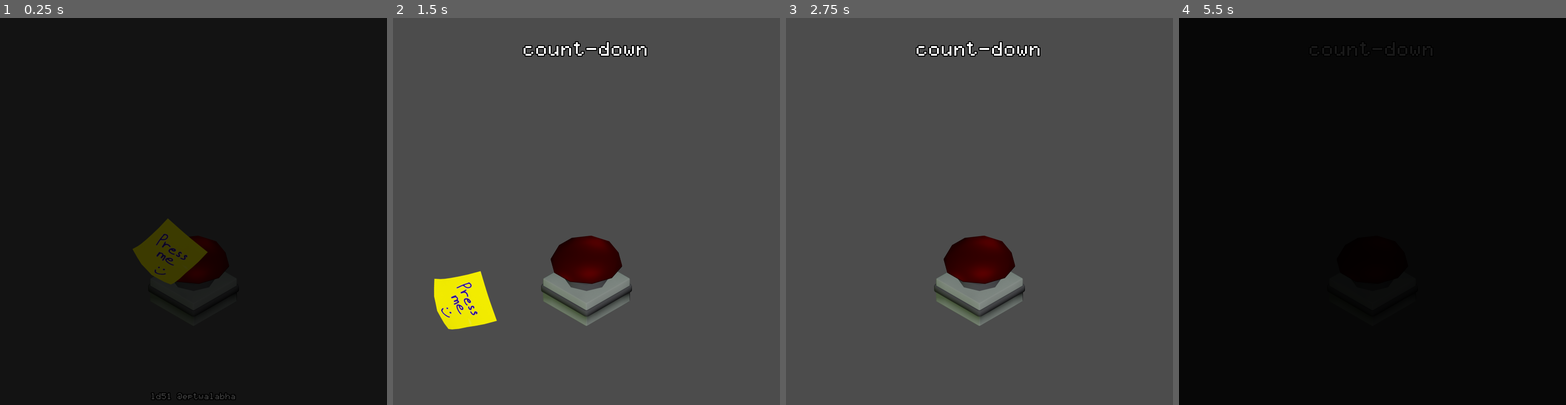
Above: before the commit, frames 1-4 (left to right).
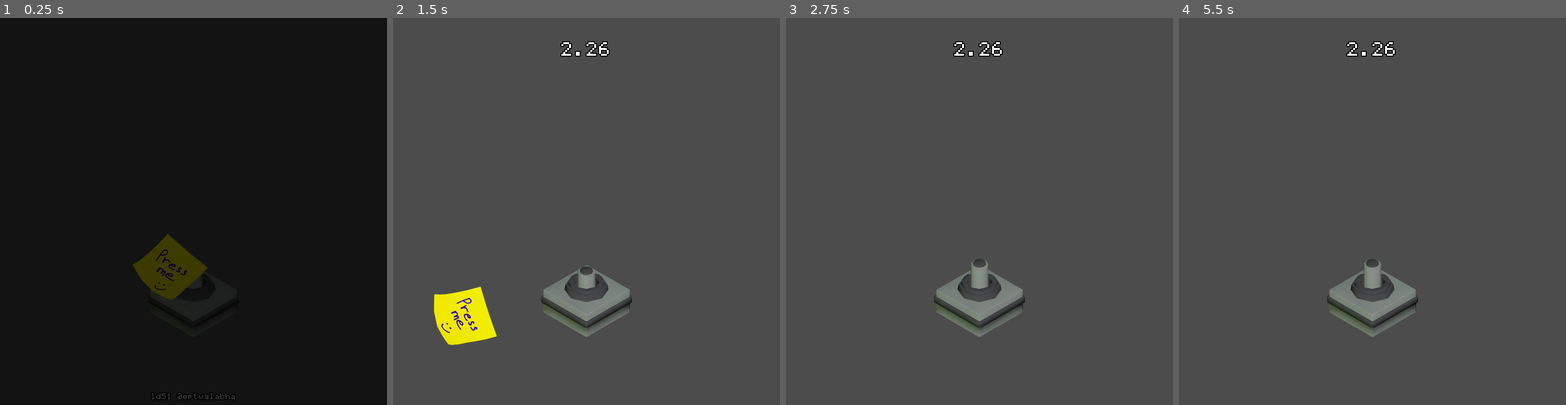
Above: after the commit, the same moments.

Repository: Eptwalabha/ld51
Game: Godot game, scene res://scenes/Game.tscn
The game is run twice, just before and just after one commit, with the same random seed, the same clock (stepped at 60 frames per second) and the same inputs.
Inputs (mouse positions are in pixels of both pictures, inside the frame that each line leads up to):
- Up to frame 1 (0.25 s): no input
- Up to frame 2 (1.5 s): drag from (586, 269) to (625, 126) at 0.52 s; drag from (586, 257) to (567, 288) at 1.27 s
- Up to frame 3 (2.75 s): move the mouse to (1018, 126) at 2.02 s; click (1018, 126) at 2.17 s
- Up to frame 4 (5.5 s): tap Enter at 2.75, 4.25 s; drag from (1353, 288) to (1256, 153) at 2.77 s; tap Space at 3.5 s; move the mouse to (1488, 269) at 3.52 s; click (1488, 269) at 3.67 s; drag from (1256, 153) to (1372, 257) at 4.27 s; move the mouse to (1391, 211) at 5.02 s; click (1391, 211) at 5.17 s

The runs differ from the first frame. In frame 1, 1.7% of the frame differs, in the area x 34-62%, y 51-77%; in frame 2, 6.0%; in frame 3, 4.4%; in frame 4, 100%, in the area x 0-100%, y 0-100%.

Commit message:
update buzzer

Diff:
--- a/project.godot
+++ b/project.godot
@@ -10,14 +10,9 @@
 
 _global_script_classes=[ {
 "base": "Node2D",
-"class": "ButtonCap",
+"class": "Buzzer",
 "language": "GDScript",
-"path": "res://scenes/item/ButtonCap.gd"
-}, {
-"base": "Node2D",
-"class": "ButtonStick",
-"language": "GDScript",
-"path": "res://scenes/item/ButtonStick.gd"
+"path": "res://scenes/item/buzzer/Buzzer.gd"
 }, {
 "base": "Control",
 "class": "Fade",
@@ -27,19 +22,12 @@
 "base": "Node2D",
 "class": "StickyNote",
 "language": "GDScript",
-"path": "res://scenes/item/StickyNote.gd"
-}, {
-"base": "Node2D",
-"class": "TheButton",
-"language": "GDScript",
-"path": "res://scenes/item/Button.gd"
+"path": "res://scenes/item/sticky/StickyNote.gd"
 } ]
 _global_script_class_icons={
-"ButtonCap": "",
-"ButtonStick": "",
+"Buzzer": "",
 "Fade": "",
-"StickyNote": "",
-"TheButton": ""
+"StickyNote": ""
 }
 
 [application]
--- a/scenes/Game.gd
+++ b/scenes/Game.gd
@@ -13,7 +13,7 @@
 
 onready var count_down : Label = $"%CountDown"
 onready var dialog : RichTextLabel = $"%Dialog"
-onready var button : TheButton = $"%Buzzer"
+onready var buzzer : Buzzer = $"%Buzzer"
 onready var sticky : StickyNote = $"%Sticky"
 onready var fade : Fade = $"%Fade"
 onready var eptwalabha : Label = $"%Eptwalabha"
@@ -23,7 +23,7 @@
 
 func _ready() -> void:
 	count_down.hide()
-	button.light()
+	buzzer.turn_light(true, true)
 	fade.fade_in()
 
 func _process(delta: float) -> void:
@@ -31,10 +31,10 @@
 		return
 
 	if remaining <= 0:
-		button.light()
+		buzzer.turn_light()
 		if abs(remaining) > extra_time :
 			remaining = extra_time
-			button.light(false)
+			buzzer.turn_light(false)
 			game_over()
 	update_count_down()
 	remaining -= delta
@@ -47,14 +47,17 @@
 		var milli : int = int(100.0 * fmod(abs(remaining), 1.0))
 		count_down.text = "%s.%s" % [second, milli]
 
-func _on_Button_clicked() -> void:
+func _on_Buzzer_pressed() -> void:
 	press_count += 1
 	if !game_started:
+		buzzer.play_sound(true)
 		start_game()
 	else:
 		if remaining <= 0 and (abs(remaining) <= extra_time):
+			buzzer.play_sound(true)
 			next_level()
 		else:
+			buzzer.play_sound(false)
 			game_over()
 
 func start_game() -> void:
@@ -65,7 +68,8 @@
 	if press_count == 1:
 		sticky.fall()
 	game_started = true
-	button.reset()
+	buzzer.reset()
+	buzzer.turn_light(false)
 	remaining = duration
 	count_down.visible = true
 
--- a/scenes/Game.tscn
+++ b/scenes/Game.tscn
@@ -1,12 +1,12 @@
-[gd_scene load_steps=10 format=2]
+[gd_scene load_steps=11 format=2]
 
 [ext_resource path="res://scenes/Game.gd" type="Script" id=1]
-[ext_resource path="res://scenes/item/Button.tscn" type="PackedScene" id=2]
 [ext_resource path="res://assets/sound/booing-crowd.mp3" type="AudioStream" id=3]
 [ext_resource path="res://assets/sound/loosing.mp3" type="AudioStream" id=4]
 [ext_resource path="res://scenes/ui/Fade.tscn" type="PackedScene" id=5]
-[ext_resource path="res://scenes/item/StickyNote.tscn" type="PackedScene" id=6]
+[ext_resource path="res://scenes/item/sticky/StickyNote.tscn" type="PackedScene" id=6]
 [ext_resource path="res://assets/fonts/font_counter.tres" type="DynamicFont" id=7]
+[ext_resource path="res://scenes/item/buzzer/Buzzer.tscn" type="PackedScene" id=8]
 
 [sub_resource type="Animation" id=1]
 length = 0.001
@@ -37,7 +37,7 @@
 
 [sub_resource type="Animation" id=2]
 resource_name = "loose"
-length = 5.5
+length = 6.0
 tracks/0/type = "value"
 tracks/0/path = NodePath("Loose:playing")
 tracks/0/interp = 1
@@ -45,7 +45,7 @@
 tracks/0/imported = false
 tracks/0/enabled = true
 tracks/0/keys = {
-"times": PoolRealArray( 0 ),
+"times": PoolRealArray( 1 ),
 "transitions": PoolRealArray( 1 ),
 "update": 1,
 "values": [ true ]
@@ -57,7 +57,7 @@
 tracks/1/imported = false
 tracks/1/enabled = true
 tracks/1/keys = {
-"times": PoolRealArray( 1 ),
+"times": PoolRealArray( 2 ),
 "transitions": PoolRealArray( 1 ),
 "update": 1,
 "values": [ true ]
@@ -69,7 +69,7 @@
 tracks/2/imported = false
 tracks/2/enabled = true
 tracks/2/keys = {
-"times": PoolRealArray( 4 ),
+"times": PoolRealArray( 4.6 ),
 "transitions": PoolRealArray( 1 ),
 "values": [ {
 "args": [ false ],
@@ -77,20 +77,27 @@
 } ]
 }
 
+[sub_resource type="RectangleShape2D" id=3]
+extents = Vector2( 450, 20 )
+
 [node name="Game" type="Node2D"]
 script = ExtResource( 1 )
+duration = 3.0
 
 [node name="Camera2D" type="Camera2D" parent="."]
 anchor_mode = 0
 current = true
 
-[node name="Buzzer" parent="." instance=ExtResource( 2 )]
+[node name="Buzzer" parent="." instance=ExtResource( 8 )]
 unique_name_in_owner = true
 position = Vector2( 400, 585 )
+scale = Vector2( 0.5, 0.5 )
+with_cap = false
 
 [node name="Sticky" parent="Buzzer" instance=ExtResource( 6 )]
 unique_name_in_owner = true
-position = Vector2( -50, -100 )
+position = Vector2( -100, -136 )
+scale = Vector2( 2, 2 )
 
 [node name="CanvasLayer" type="CanvasLayer" parent="."]
 
@@ -122,6 +129,7 @@
 [node name="MarginContainer" type="MarginContainer" parent="CanvasLayer/Control/MarginContainer/VBoxContainer"]
 margin_right = 780.0
 margin_bottom = 72.0
+mouse_filter = 2
 size_flags_horizontal = 3
 size_flags_stretch_ratio = 0.4
 custom_constants/margin_top = 40
@@ -175,6 +183,26 @@
 anims/RESET = SubResource( 1 )
 anims/loose = SubResource( 2 )
 
-[connection signal="clicked" from="Buzzer" to="." method="_on_Button_clicked"]
+[node name="StaticBody2D" type="StaticBody2D" parent="."]
+
+[node name="CollisionShape2D" type="CollisionShape2D" parent="StaticBody2D"]
+position = Vector2( 400, 0 )
+shape = SubResource( 3 )
+
+[node name="CollisionShape2D2" type="CollisionShape2D" parent="StaticBody2D"]
+position = Vector2( 400, 800 )
+shape = SubResource( 3 )
+
+[node name="CollisionShape2D3" type="CollisionShape2D" parent="StaticBody2D"]
+position = Vector2( 0, 400 )
+rotation = 1.57079
+shape = SubResource( 3 )
+
+[node name="CollisionShape2D4" type="CollisionShape2D" parent="StaticBody2D"]
+position = Vector2( 800, 400 )
+rotation = 1.57079
+shape = SubResource( 3 )
+
+[connection signal="pressed" from="Buzzer" to="." method="_on_Buzzer_pressed"]
 [connection signal="finished" from="CanvasLayer/Control/Fade" to="." method="_on_Fade_finished"]
 [connection signal="animation_finished" from="AnimationPlayer" to="." method="_on_AnimationPlayer_animation_finished"]
--- a/scenes/item/Button.gd
+++ /dev/null
@@ -1,25 +0,0 @@
-class_name TheButton
-extends Node2D
-
-signal clicked
-
-onready var cap : ButtonCap = $Pivot/ButtonBase/ButtonCap
-
-func _ready() -> void:
-	reset()
-
-func reset() -> void:
-	cap.turn_light(false)
-
-func _on_ButtonCap_clicked() -> void:
-	$AnimationPlayer.play("click")
-	$Ok.play()
-	emit_signal("clicked")
-
-func light(light: bool = true) -> void:
-	cap.turn_light(light)
-
-func _on_ButtonStick_clicked() -> void:
-	$AnimationPlayer.play("click")
-	$Ok.play()
-	emit_signal("clicked")
--- a/scenes/item/Button.tscn
+++ /dev/null
@@ -1,109 +0,0 @@
-[gd_scene load_steps=9 format=2]
-
-[ext_resource path="res://scenes/item/ButtonCap.tscn" type="PackedScene" id=1]
-[ext_resource path="res://scenes/item/Button.gd" type="Script" id=2]
-[ext_resource path="res://scenes/item/ButtonBase.tscn" type="PackedScene" id=3]
-[ext_resource path="res://assets/sound/buzz-ok.mp3" type="AudioStream" id=4]
-[ext_resource path="res://scenes/item/ButtonStick.tscn" type="PackedScene" id=5]
-[ext_resource path="res://assets/img/button-base-front.png" type="Texture" id=6]
-
-[sub_resource type="Animation" id=2]
-length = 0.001
-tracks/0/type = "value"
-tracks/0/path = NodePath("Pivot/ButtonBase/ButtonCap:position")
-tracks/0/interp = 1
-tracks/0/loop_wrap = true
-tracks/0/imported = false
-tracks/0/enabled = true
-tracks/0/keys = {
-"times": PoolRealArray( 0 ),
-"transitions": PoolRealArray( 1 ),
-"update": 0,
-"values": [ Vector2( 0, -120 ) ]
-}
-tracks/1/type = "value"
-tracks/1/path = NodePath("Pivot/ButtonBase/ButtonStick:position")
-tracks/1/interp = 1
-tracks/1/loop_wrap = true
-tracks/1/imported = false
-tracks/1/enabled = true
-tracks/1/keys = {
-"times": PoolRealArray( 0 ),
-"transitions": PoolRealArray( 1 ),
-"update": 0,
-"values": [ Vector2( 0, -100 ) ]
-}
-
-[sub_resource type="Animation" id=1]
-resource_name = "click"
-tracks/0/type = "value"
-tracks/0/path = NodePath("Pivot/ButtonBase/ButtonCap:position")
-tracks/0/interp = 1
-tracks/0/loop_wrap = true
-tracks/0/imported = false
-tracks/0/enabled = true
-tracks/0/keys = {
-"times": PoolRealArray( 0, 0.1, 0.6 ),
-"transitions": PoolRealArray( 1, 1, 1 ),
-"update": 0,
-"values": [ Vector2( 0, -120 ), Vector2( 0, -80 ), Vector2( 0, -120 ) ]
-}
-tracks/1/type = "value"
-tracks/1/path = NodePath("Ok:playing")
-tracks/1/interp = 1
-tracks/1/loop_wrap = true
-tracks/1/imported = false
-tracks/1/enabled = true
-tracks/1/keys = {
-"times": PoolRealArray( 0 ),
-"transitions": PoolRealArray( 1 ),
-"update": 1,
-"values": [ true ]
-}
-tracks/2/type = "value"
-tracks/2/path = NodePath("Pivot/ButtonBase/ButtonStick:position")
-tracks/2/interp = 1
-tracks/2/loop_wrap = true
-tracks/2/imported = false
-tracks/2/enabled = true
-tracks/2/keys = {
-"times": PoolRealArray( 0, 0.1, 0.6 ),
-"transitions": PoolRealArray( 1, 1, 1 ),
-"update": 0,
-"values": [ Vector2( 0, -100 ), Vector2( 0, -60 ), Vector2( 0, -100 ) ]
-}
-
-[node name="Button" type="Node2D"]
-script = ExtResource( 2 )
-
-[node name="Ok" type="AudioStreamPlayer" parent="."]
-stream = ExtResource( 4 )
-
-[node name="AnimationPlayer" type="AnimationPlayer" parent="."]
-anims/RESET = SubResource( 2 )
-anims/click = SubResource( 1 )
-
-[node name="Pivot" type="Node2D" parent="."]
-scale = Vector2( 0.5, 0.5 )
-
-[node name="ButtonBase" parent="Pivot" instance=ExtResource( 3 )]
-
-[node name="ButtonStick" parent="Pivot/ButtonBase" instance=ExtResource( 5 )]
-position = Vector2( 0, -100 )
-
-[node name="ButtonBaseFront" type="Sprite" parent="Pivot/ButtonBase"]
-position = Vector2( 0, -46 )
-texture = ExtResource( 6 )
-
-[node name="Area2D" type="Area2D" parent="Pivot/ButtonBase/ButtonBaseFront"]
-priority = 1.0
-
-[node name="CollisionPolygon2D" type="CollisionPolygon2D" parent="Pivot/ButtonBase/ButtonBaseFront/Area2D"]
-polygon = PoolVector2Array( -52, -78, -42, -60, 2, -48, 40, -58, 54, -78, 102, -38, 38, 50, -38, 50, -100, -38 )
-
-[node name="ButtonCap" parent="Pivot/ButtonBase" instance=ExtResource( 1 )]
-modulate = Color( 0.772549, 0, 0, 1 )
-position = Vector2( 0, -120 )
-
-[connection signal="clicked" from="Pivot/ButtonBase/ButtonStick" to="." method="_on_ButtonStick_clicked"]
-[connection signal="clicked" from="Pivot/ButtonBase/ButtonCap" to="." method="_on_ButtonCap_clicked"]
--- a/scenes/item/ButtonBase.tscn
+++ /dev/null
@@ -1,15 +0,0 @@
-[gd_scene load_steps=2 format=2]
-
-[ext_resource path="res://assets/img/button-base.png" type="Texture" id=1]
-
-[node name="ButtonBase" type="Node2D"]
-
-[node name="Sprite" type="Sprite" parent="."]
-position = Vector2( 0, -46 )
-texture = ExtResource( 1 )
-
-[node name="ClickZone" type="Area2D" parent="Sprite"]
-visible = false
-
-[node name="CollisionPolygon2D" type="CollisionPolygon2D" parent="Sprite/ClickZone"]
-polygon = PoolVector2Array( -178, -46, -1, -149, 178, -46, 179, -23, 187, -16, 186, 6, 178.599, 9.71489, 179, 47, -1, 148, -178, 46, -180, 9, -187, 4, -187, -18, -178, -26.4426 )
--- a/scenes/item/ButtonCap.gd
+++ /dev/null
@@ -1,37 +0,0 @@
-class_name ButtonCap
-extends Node2D
-
-signal clicked
-
-export(bool) var visible_stick := false
-export(bool) var light_on := true
-
-onready var stick : Sprite = $Stick
-onready var cap : Sprite = $Cap
-onready var tween : Tween = $Tween
-
-func _ready() -> void:
-	show_stick(visible_stick)
-	_change_light(true)
-
-func show_stick(show: bool) -> void:
-	visible_stick = show
-	stick.visible = show
-
-func turn_light(on: bool, instant : bool = false) -> void:
-	if on == light_on:
-		return
-	light_on = on
-	_change_light(instant)
-
-func _change_light(instant : bool) -> void:
-	var color : Color = Color.white if light_on else Color("#888")
-	if instant or !light_on:
-		cap.modulate = color
-	else:
-		tween.interpolate_property(cap, 'modulate', cap.modulate, color, .1)
-		tween.start()
-
-func _on_Area2D_input_event(_viewport: Node, event: InputEvent, _shape_idx: int) -> void:
-	if event is InputEventMouseButton and event.is_pressed():
-		emit_signal("clicked")
--- a/scenes/item/ButtonCap.tscn
+++ /dev/null
@@ -1,31 +0,0 @@
-[gd_scene load_steps=4 format=2]
-
-[ext_resource path="res://assets/img/button-cap.png" type="Texture" id=1]
-[ext_resource path="res://scenes/item/ButtonCap.gd" type="Script" id=2]
-[ext_resource path="res://assets/img/button-stick.png" type="Texture" id=3]
-
-[node name="ButtonCap" type="Node2D"]
-script = ExtResource( 2 )
-
-[node name="Area2D" type="Area2D" parent="."]
-position = Vector2( 0, -50 )
-__meta__ = {
-"_edit_group_": true
-}
-
-[node name="CollisionPolygon2D" type="CollisionPolygon2D" parent="Area2D"]
-polygon = PoolVector2Array( -149, 0, -116, -61, -60, -92, 19, -101, 93, -78, 130, -34, 149, 25, 107, 72, 24, 99, -66, 92, -133, 52 )
-
-[node name="Stick" type="Sprite" parent="."]
-visible = false
-position = Vector2( 0, 7 )
-texture = ExtResource( 3 )
-
-[node name="Cap" type="Sprite" parent="."]
-modulate = Color( 0.564706, 0.564706, 0.564706, 1 )
-position = Vector2( 0, -50 )
-texture = ExtResource( 1 )
-
-[node name="Tween" type="Tween" parent="."]
-
-[connection signal="input_event" from="Area2D" to="." method="_on_Area2D_input_event"]
--- a/scenes/item/ButtonStick.gd
+++ /dev/null
@@ -1,8 +0,0 @@
-class_name ButtonStick
-extends Node2D
-
-signal clicked
-
-func _on_Area2D_input_event(_viewport: Node, event: InputEvent, _shape_idx: int) -> void:
-	if event is InputEventMouseButton and event.is_pressed():
-		emit_signal("clicked")
--- a/scenes/item/ButtonStick.tscn
+++ /dev/null
@@ -1,21 +0,0 @@
-[gd_scene load_steps=3 format=2]
-
-[ext_resource path="res://assets/img/button-stick.png" type="Texture" id=1]
-[ext_resource path="res://scenes/item/ButtonStick.gd" type="Script" id=2]
-
-[node name="ButtonStick" type="Node2D"]
-script = ExtResource( 2 )
-
-[node name="Area2D" type="Area2D" parent="."]
-position = Vector2( 0, -35 )
-__meta__ = {
-"_edit_group_": true
-}
-
-[node name="CollisionPolygon2D" type="CollisionPolygon2D" parent="Area2D"]
-polygon = PoolVector2Array( -33, 79, -35, -77, -23, -90, -3, -95, 13, -93, 32, -82, 36, -72, 37, 75, 26, 87, 6, 94, -15, 92, -31, 84 )
-
-[node name="Sprite" type="Sprite" parent="Area2D"]
-texture = ExtResource( 1 )
-
-[connection signal="input_event" from="Area2D" to="." method="_on_Area2D_input_event"]
--- /dev/null
+++ b/scenes/item/buzzer/Buzzer.gd
@@ -0,0 +1,76 @@
+class_name Buzzer
+extends Node2D
+
+signal pressed
+
+onready var light : Sprite = $"%Light"
+onready var tween : Tween = $Tween
+
+onready var cap : Sprite = $"Buzzer/Pivot/Button-base/Button-cap"
+onready var stick : Sprite = $"Buzzer/Pivot/Button-base/Button-stick"
+
+export(bool) var with_cap : bool = true
+export(bool) var with_stick : bool = true
+export(bool) var light_is_on: bool = false
+export(bool) var draggable : bool = false
+
+var pressing : bool = false
+
+func _ready() -> void:
+	update_buzzer_state()
+
+func reset() -> void:
+	with_cap = true
+	with_stick = true
+	_turn_light(light_is_on, true)
+
+func play_sound(good: bool) -> void:
+	if good:
+		$Good.play()
+	else:
+		$Error.play()
+
+func turn_light(on: bool = true, instant = false) -> void:
+	if on == light_is_on:
+		return
+	_turn_light(on, instant)
+
+func _turn_light(on: bool, instant : bool) -> void:
+	light_is_on = on
+	var to : float = 1.0 if light_is_on else 0.0
+	tween.stop_all()
+	if instant or !on:
+		light.modulate.a = to
+	else:
+		tween.interpolate_property(light, "modulate:a", light.modulate.a, to, .15)
+		tween.start()
+
+func update_buzzer_state() -> void:
+	cap.visible = with_cap
+	stick.visible = !with_cap and with_stick
+
+	$Buzzer/Click/Cap.disabled = !with_cap
+	$Buzzer/Click/Stick.disabled = with_cap or !with_stick
+
+func can_press() -> bool:
+	if pressing:
+		return false
+	return with_cap or with_stick
+
+func _on_Click_input_event(_viewport: Node, event: InputEvent, _shape_idx: int) -> void:
+	if event is InputEventMouseButton and event.is_pressed():
+		if can_press():
+			pressing = true
+			$AnimationPlayer.play("press")
+			emit_signal("pressed")
+
+
+func _on_AnimationPlayer_animation_finished(anim_name: String) -> void:
+	if anim_name == 'press':
+		pressing = false
+
+
+func _on_Base_input_event(viewport: Node, event: InputEvent, shape_idx: int) -> void:
+	if event is InputEventMouseButton:
+		if draggable:
+			print("drag")
--- /dev/null
+++ b/scenes/item/buzzer/Buzzer.tscn
@@ -0,0 +1,133 @@
+[gd_scene load_steps=11 format=2]
+
+[ext_resource path="res://assets/img/button-cap.png" type="Texture" id=1]
+[ext_resource path="res://assets/img/button-base-front.png" type="Texture" id=2]
+[ext_resource path="res://assets/img/button-stick.png" type="Texture" id=3]
+[ext_resource path="res://assets/img/button-base.png" type="Texture" id=4]
+[ext_resource path="res://scenes/item/buzzer/Buzzer.gd" type="Script" id=5]
+[ext_resource path="res://assets/sound/buzz-ok.mp3" type="AudioStream" id=6]
+[ext_resource path="res://assets/sound/buzz-error.mp3" type="AudioStream" id=7]
+
+[sub_resource type="CanvasItemMaterial" id=1]
+blend_mode = 1
+
+[sub_resource type="Animation" id=2]
+length = 0.001
+tracks/0/type = "value"
+tracks/0/path = NodePath("Buzzer/Pivot/Button-base/Button-cap:position")
+tracks/0/interp = 1
+tracks/0/loop_wrap = true
+tracks/0/imported = false
+tracks/0/enabled = true
+tracks/0/keys = {
+"times": PoolRealArray( 0 ),
+"transitions": PoolRealArray( 1 ),
+"update": 0,
+"values": [ Vector2( 0, -140 ) ]
+}
+tracks/1/type = "value"
+tracks/1/path = NodePath("Buzzer/Pivot/Button-base/Button-stick:position")
+tracks/1/interp = 1
+tracks/1/loop_wrap = true
+tracks/1/imported = false
+tracks/1/enabled = true
+tracks/1/keys = {
+"times": PoolRealArray( 0 ),
+"transitions": PoolRealArray( 1 ),
+"update": 0,
+"values": [ Vector2( 0, -80 ) ]
+}
+
+[sub_resource type="Animation" id=3]
+resource_name = "press"
+length = 0.5
+tracks/0/type = "value"
+tracks/0/path = NodePath("Buzzer/Pivot/Button-base/Button-stick:position")
+tracks/0/interp = 1
+tracks/0/loop_wrap = true
+tracks/0/imported = false
+tracks/0/enabled = true
+tracks/0/keys = {
+"times": PoolRealArray( 0, 0.1, 0.4 ),
+"transitions": PoolRealArray( 1, 1, 1 ),
+"update": 0,
+"values": [ Vector2( 0, -80 ), Vector2( 0, -40 ), Vector2( 0, -80 ) ]
+}
+tracks/1/type = "value"
+tracks/1/path = NodePath("Buzzer/Pivot/Button-base/Button-cap:position")
+tracks/1/interp = 1
+tracks/1/loop_wrap = true
+tracks/1/imported = false
+tracks/1/enabled = true
+tracks/1/keys = {
+"times": PoolRealArray( 0, 0.1, 0.4 ),
+"transitions": PoolRealArray( 1, 1, 1 ),
+"update": 0,
+"values": [ Vector2( 0, -140 ), Vector2( 0, -100 ), Vector2( 0, -140 ) ]
+}
+
+[node name="Buzzer" type="Node2D"]
+script = ExtResource( 5 )
+
+[node name="Buzzer" type="KinematicBody2D" parent="."]
+collision_layer = 2
+
+[node name="Physics" type="CollisionPolygon2D" parent="Buzzer"]
+polygon = PoolVector2Array( -1, 155, -182, 47, -184, -42, -122, -77, -150, -140, -79, -221, -1, -239, 102, -211, 149, -115, 124, -85, 182, -50, 182, 44 )
+disabled = true
+
+[node name="Base" type="Area2D" parent="Buzzer"]
+
+[node name="Base" type="CollisionPolygon2D" parent="Buzzer/Base"]
+polygon = PoolVector2Array( 1, 150, -180, 47, -178, -45, -1, -152, 178, -48, 181, 46 )
+
+[node name="Click" type="Area2D" parent="Buzzer"]
+
+[node name="Cap" type="CollisionPolygon2D" parent="Buzzer/Click"]
+polygon = PoolVector2Array( 23, -42, -71, -50, -133, -86, -149, -140, -114, -202, -65, -228, 19, -240, 94, -218, 132, -174, 149, -117, 105, -66 )
+
+[node name="Stick" type="CollisionPolygon2D" parent="Buzzer/Click"]
+polygon = PoolVector2Array( 38, -58, -2, -50, -35, -60, -36, -130, -36, -160, -24, -174, 0, -182, 20, -175, 34, -164, 38, -147, 36, -130 )
+
+[node name="Pivot" type="Node2D" parent="Buzzer"]
+
+[node name="Button-base" type="Sprite" parent="Buzzer/Pivot"]
+texture = ExtResource( 4 )
+
+[node name="Button-stick" type="Sprite" parent="Buzzer/Pivot/Button-base"]
+visible = false
+position = Vector2( 0, -80 )
+texture = ExtResource( 3 )
+
+[node name="Button-base-front" type="Sprite" parent="Buzzer/Pivot/Button-base"]
+texture = ExtResource( 2 )
+__meta__ = {
+"_edit_lock_": true
+}
+
+[node name="Button-cap" type="Sprite" parent="Buzzer/Pivot/Button-base"]
+visible = false
+position = Vector2( 0, -140 )
+texture = ExtResource( 1 )
+
+[node name="Light" type="Sprite" parent="Buzzer/Pivot/Button-base/Button-cap"]
+unique_name_in_owner = true
+modulate = Color( 1, 1, 1, 0 )
+material = SubResource( 1 )
+texture = ExtResource( 1 )
+
+[node name="AnimationPlayer" type="AnimationPlayer" parent="."]
+anims/RESET = SubResource( 2 )
+anims/press = SubResource( 3 )
+
+[node name="Tween" type="Tween" parent="."]
+
+[node name="Good" type="AudioStreamPlayer" parent="."]
+stream = ExtResource( 6 )
+
+[node name="Error" type="AudioStreamPlayer" parent="."]
+stream = ExtResource( 7 )
+
+[connection signal="input_event" from="Buzzer/Base" to="." method="_on_Base_input_event"]
+[connection signal="input_event" from="Buzzer/Click" to="." method="_on_Click_input_event"]
+[connection signal="animation_finished" from="AnimationPlayer" to="." method="_on_AnimationPlayer_animation_finished"]
--- a/scenes/item/StickyNote.tscn
+++ b/scenes/item/sticky/StickyNote.tscn
@@ -1,7 +1,7 @@
 [gd_scene load_steps=5 format=2]
 
 [ext_resource path="res://assets/img/sticky-note.png" type="Texture" id=1]
-[ext_resource path="res://scenes/item/StickyNote.gd" type="Script" id=2]
+[ext_resource path="res://scenes/item/sticky/StickyNote.gd" type="Script" id=2]
 
 [sub_resource type="Animation" id=3]
 length = 0.001
Not shown, added: assets/sound/buzz-error.mp3.import
Renamed: scenes/item/StickyNote.gd -> scenes/item/sticky/StickyNote.gd
